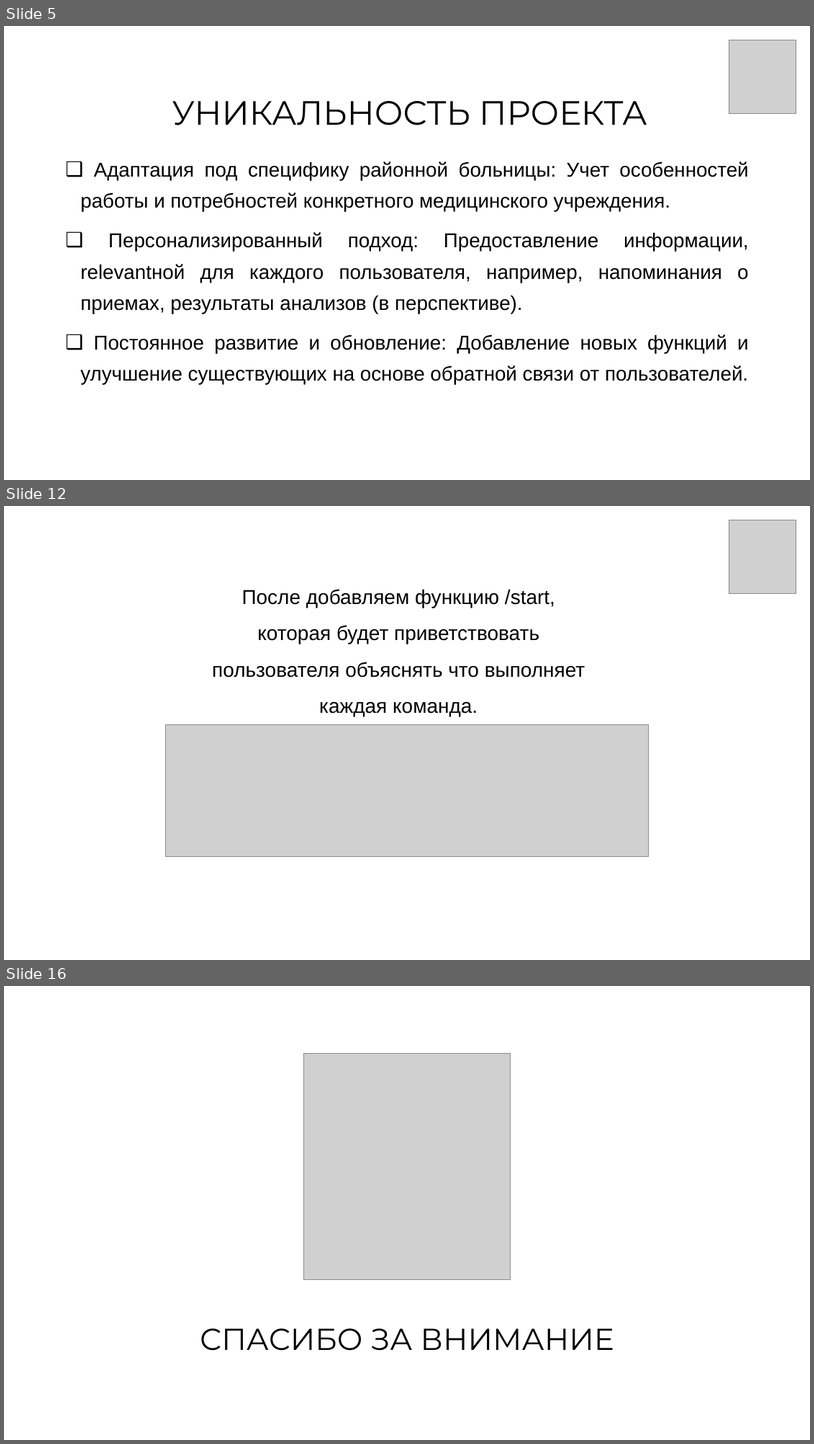
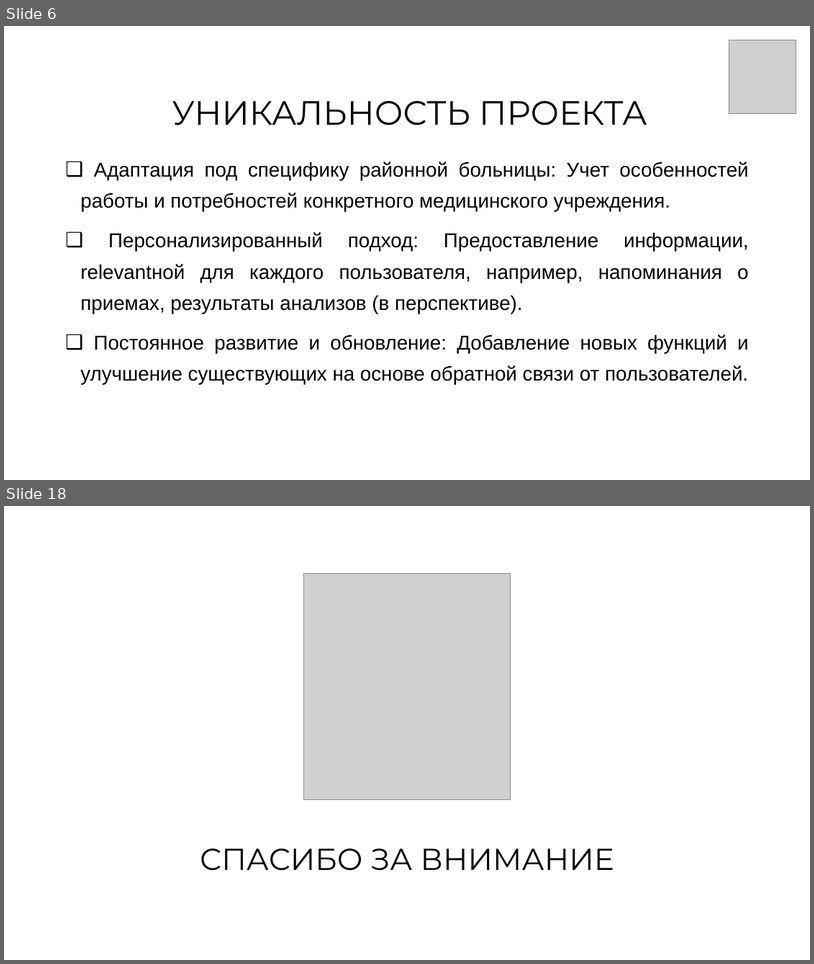
Before and after one commit to iprokopeva/Festival, a slide deck: Презентация.pptx. Shown one above the other, each under a label of ours: slides 5, 12 and 16 before the commit, slides 6 and 18 after it; the slides between them are not shown. The pictures are 814x1444 and 814x964 pixels, drawn with LibreOffice and Linux fonts; fonts in the diff are those of the drawing; grey boxes stand for pictures; background and template pictures are left out. Boxes give left, top, right and bottom in pixels: in the first picture for what was removed or moved away, otherwise in the second. Text is boxed around its words. In the diff, an @@ line names an element or a change of style, - is before the commit and + after.

```diff
--- a/Презентация.pptx
+++ b/Презентация.pptx
@@ slide 12 removed at box(4, 506, 810, 960), background picture (left out) @@
@@ picture removed at box(729, 520, 797, 594) @@
@@ text removed at box(212, 589, 585, 716) @@
-После добавляем функцию /start, которая будет приветствовать пользователя объяснять что выполняет каждая команда.
@@ picture removed at box(165, 725, 650, 857) @@
@@ what was slide 5 is now slide 6 @@
@@ what was slide 16 is now slide 18 @@
```
Also in this commit, not shown: 9 slides changed, 4 slides added, 1 other slide removed, 1 other file.
